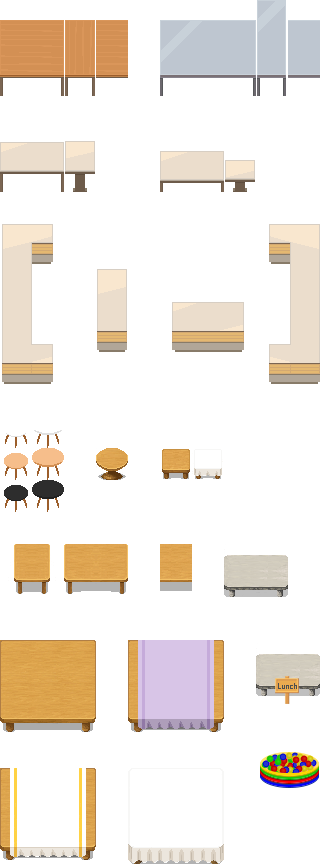
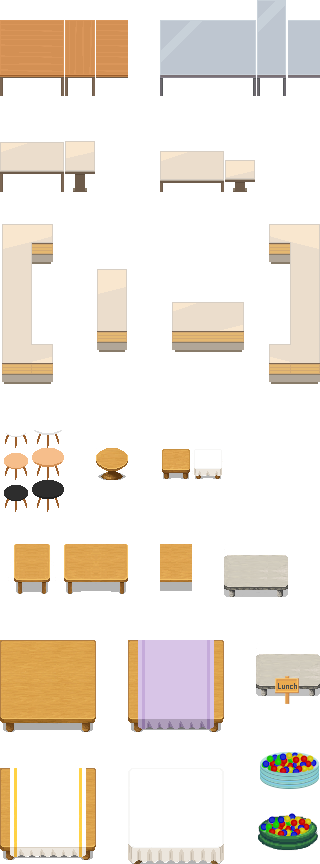
Comparing the layer stacks of the two 320 x 864 images. Changes:
added group "Gruppe 2" with 42 layers above "Ebene 5" over (259, 813, 317, 839)
added group "Ellipse 2 Kopie 12 - Smartobjektgruppe Kopie" with 41 layers in group "Gruppe 2" over (259, 813, 317, 839)
added layer "Farbfüllung 1" (1st of 2, in "Gruppe 2" › "Ellipse 2 Kopie 12 - Smartobjektgruppe Kopie") (overlay, 39%) in group "Ellipse 2 Kopie 12 - Smartobjektgruppe Kopie" over (260, 816, 317, 838)
added layer "Ellipse 2 Kopie 8" (1st of 8, in "Gruppe 2" › "Ellipse 2 Kopie 12 - Smartobjektgruppe Kopie") in group "Ellipse 2 Kopie 12 - Smartobjektgruppe Kopie" over (290, 831, 298, 839)
added layer "Ellipse 2 Kopie 8" (2nd of 8, in "Gruppe 2" › "Ellipse 2 Kopie 12 - Smartobjektgruppe Kopie") in group "Ellipse 2 Kopie 12 - Smartobjektgruppe Kopie" over (293, 828, 301, 836)
added layer "Ellipse 2 Kopie 7" (1st of 8, in "Gruppe 2" › "Ellipse 2 Kopie 12 - Smartobjektgruppe Kopie") in group "Ellipse 2 Kopie 12 - Smartobjektgruppe Kopie" over (277, 830, 285, 838)
added layer "Ellipse 2 Kopie 6" (1st of 8, in "Gruppe 2" › "Ellipse 2 Kopie 12 - Smartobjektgruppe Kopie") in group "Ellipse 2 Kopie 12 - Smartobjektgruppe Kopie" over (298, 818, 306, 826)
added layer "Ebene 5" above "Ellipse 2 Kopie 12 - Smartobjektgruppe" over (258, 815, 318, 851)
painted on "Ellipse 1" over (260, 752, 319, 776)
painted on "Ellipse 1 Kopie 4" over (260, 753, 319, 777)
painted on "Ellipse 1 Kopie" over (260, 753, 319, 777)
painted on "Ellipse 1 Kopie 5" over (260, 755, 319, 780)
painted on "Ellipse 1 Kopie 6" over (260, 756, 319, 781)
painted on "Ellipse 1 Kopie 9" over (260, 757, 319, 782)
painted on "Ellipse 1 Kopie 7" over (260, 759, 319, 784)
painted on "Ellipse 1 Kopie 8" over (260, 760, 319, 785)
painted on "Ellipse 1 Kopie 10" over (260, 761, 319, 786)
painted on "Ellipse 1 Kopie 2" over (260, 763, 319, 788)
painted on "Ellipse 1 Kopie 3" over (260, 764, 319, 789)
…and 36 more changes (36 added)
